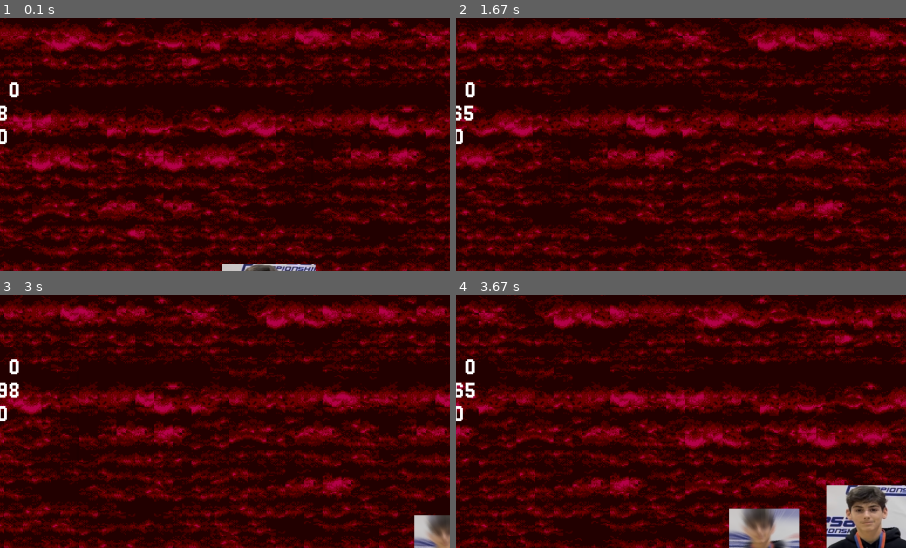
Above: before the commit, frames 1-4 (two rows, left to right).
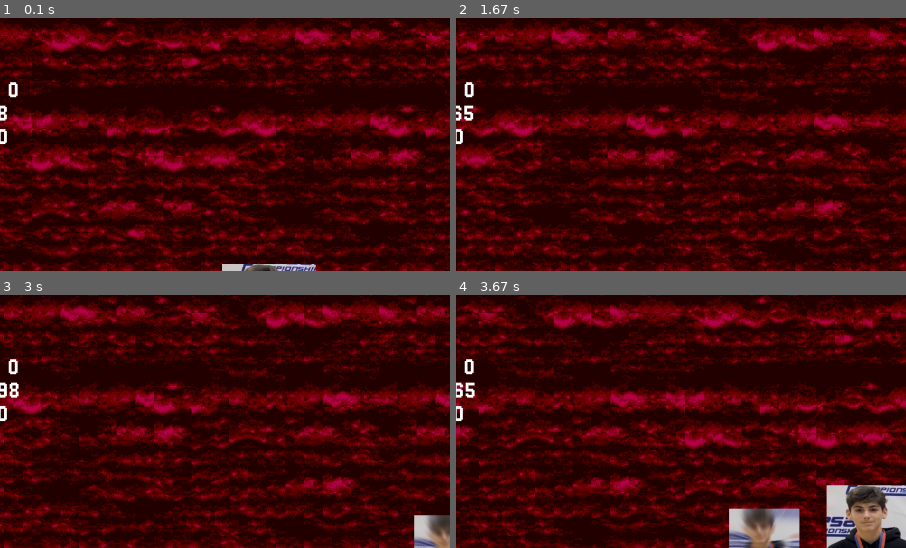
Above: after the commit, the same moments.

Repository: staten-island-tech/oop-adventures-j-a-m-squad
Game: pygame game, started from Stardust Speedway Zone.py
Two runs of this game, one before a commit and one after it. Both use one fixed random seed, a clock stepped at 60 frames per second and the inputs below.
Inputs:
- Up to frame 1 (0.1 s): no input
- Up to frame 2 (1.67 s): hold Right 0.33-0.8 s; hold Right 0.83-1.3 s; tap Space at 0.9, 1.2, 1.4 s; hold Left from 1.33 s (still down)
- Up to frame 3 (3 s): tap Space at 1.7, 1.97, 2.27, 2.4, 2.7 s; release Left at 1.87 s; hold Left 1.9-2.3 s; hold Right 2.33-2.97 s
- Up to frame 4 (3.67 s): hold Left 3-3.47 s; tap Space at 3.07, 3.37, 3.57 s; hold Right from 3.5 s (still down)
The pictures show only the part of the screen within x 25-75%, y 1-51%; the shares and areas given below are measured in that part.

The runs differ from the first frame. In frame 1, less than 0.1% of the frame differs, in the area x 1-5%, y 25-32%; in frame 2, less than 0.1%; in frame 3, less than 0.1%; in frame 4, less than 0.1%.

Commit message:
SONIC CD 2011

Diff:
--- a/Stardust Speedway Zone.py
+++ b/Stardust Speedway Zone.py
@@ -19,7 +19,7 @@
 player_pos = pygame.Vector2(screen.get_width() / 2, screen.get_height() / 2)
 player2_pos = pygame.Vector2(screen.get_width()/ 2.5, screen.get_height() / 1.83)
 #Load and play music
-pygame.mixer.music.load("assets\music\Trip to Harlem.ogg")
+pygame.mixer.music.load("assets\music\Trip to the Saloon.ogg")
 pygame.mixer.music.play(-1)
 #Load Sound Effects
 sonicJump = pygame.mixer.Sound("assets\sounds\sonicJump.ogg")
@@ -109,7 +109,7 @@
         screen.blit(fg, (i * bg_width + scroll - bg_width, -200))
     #Add the HUD above everything else
     screen.blit(scoreLabel, (222,140))
-    screen.blit(scoreValueText, (507,140))
+    screen.blit(scoreValueText, (505,140))
     screen.blit(timeLabel, (222,190))
     screen.blit(timeValueText, (350,190))
     screen.blit(ringsLabel, (222, 240))
Not shown, added: assets/music/Trip to Burger King.ogg
